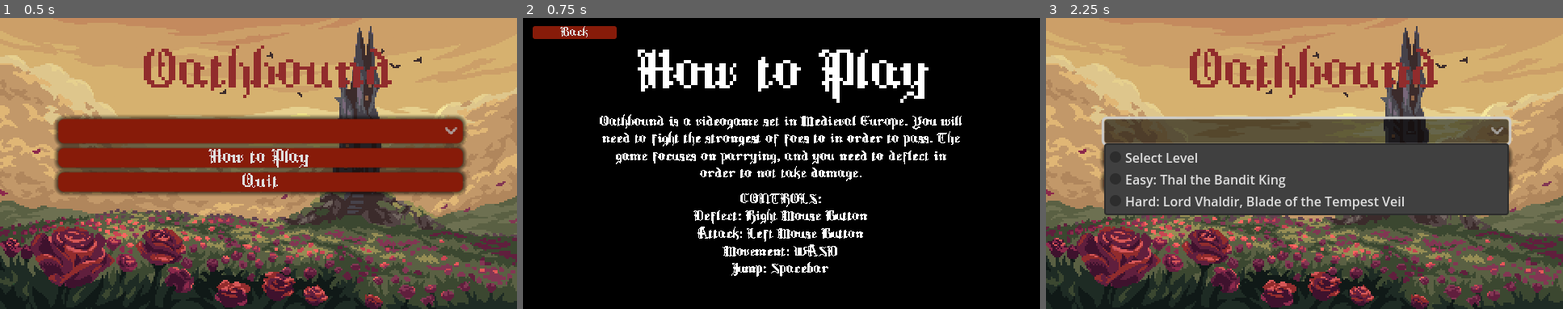
Above: before the commit, frames 1-3 (left to right).
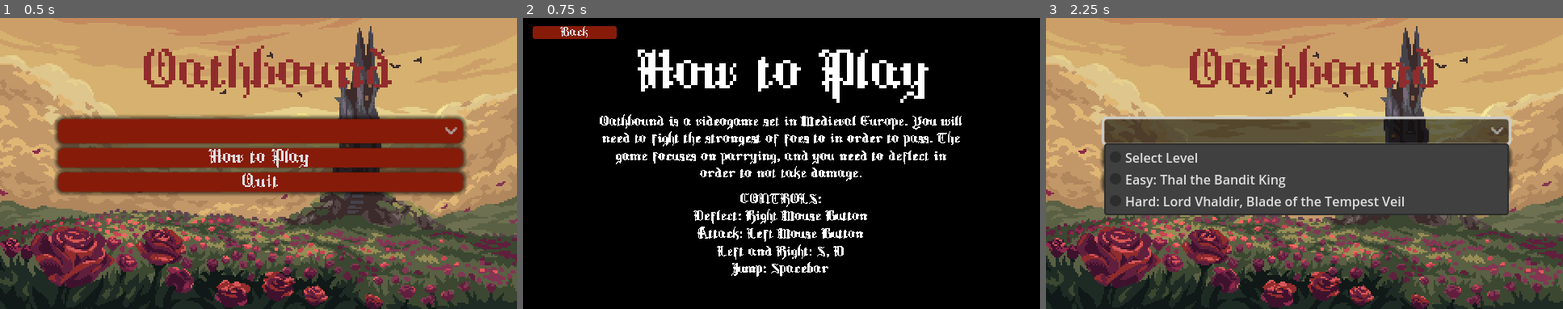
Above: after the commit, the same moments.

Repository: ampere-exe/oathbound
Game: Godot game, scene res://menu.tscn
Same seed, same stepped clock (60 frames per second), same inputs: the game is played once before the commit and once after it.
Inputs (mouse positions are in pixels of both pictures, inside the frame that each line leads up to):
- Up to frame 1 (0.5 s): no input
- Up to frame 2 (0.75 s): click "How to Play" at 0.5 s
- Up to frame 3 (2.25 s): click "Back" at 1.25 s; click (1304, 131) at 2 s

Frame 1 is identical in both runs. In frame 2, 0.4% of the frame differs, in the area x 37-63%, y 77-84%; in frame 3, nothing differs.

Commit message:
Final Game Draft

Diff:
--- a/back.gd
+++ b/back.gd
@@ -10,25 +10,18 @@
 		return
 
 	# Get the CanvasLayer node using the exported NodePath.
-	# We expect it to be a CanvasLayer, so we cast it for type safety.
 	var instructions_layer: CanvasLayer = get_node(instructions_canvas_layer_path)
 	if instructions_layer == null:
 		print("ERROR: Instructions CanvasLayer not found at path: ", instructions_canvas_layer_path)
 		return
 
 	# Connect the 'pressed' signal of this button to the '_on_pressed' function.
-	# This function will be called whenever the button is clicked or activated.
 	self.pressed.connect(_on_pressed)
 
-# This function is called when the button is pressed.
+# Function called when the button is pressed.
 func _on_pressed():
-	# Get the CanvasLayer node.
 	var instructions_layer: CanvasLayer = get_node(instructions_canvas_layer_path)
-
-	# Check if the CanvasLayer exists before trying to access its properties.
+	# Check if the CanvasLayer exists before trying to access properties.
 	if instructions_layer != null:
-		# Toggle the 'visible' property of the CanvasLayer.
 		# If it's visible, make it invisible. If it's invisible, make it visible.
 		instructions_layer.visible = not instructions_layer.visible
-	else:
-		print("ERROR: Could not toggle Instructions CanvasLayer visibility. Node not found.")
--- a/healthbar.gd
+++ b/healthbar.gd
@@ -2,10 +2,10 @@
 
 @onready var progressbar = $ProgressBar
 
-# Call this to initialize the max health
+# Initialize the max health
 func set_max_health(max_health):
 	progressbar.max_value = max_health
 
-# Call this whenever the health changes
+#  Update any health changes to the healthbar
 func update_health(current_health):
 	progressbar.value = current_health
--- a/how_to_play.gd
+++ b/how_to_play.gd
@@ -2,27 +2,25 @@
 
 @export var instructions_canvas_layer_path: NodePath # Export a NodePath to easily select the CanvasLayer in the editor.
 
-# Called when the node enters the scene tree for the first time.
+# Call when the node enters the scene tree for the first time.
 func _ready():
-	# Ensure the NodePath is set in the editor before connecting the signal.
+	# Make sure that the NodePath is set in the editor before connecting signal.
 	if instructions_canvas_layer_path.is_empty():
 		print("WARNING: 'instructions_canvas_layer_path' not set for 'How_To_Play' Button.")
 		return
 
 	# Get the CanvasLayer node using the exported NodePath.
-	# We expect it to be a CanvasLayer, so we cast it for type safety.
 	var instructions_layer: CanvasLayer = get_node(instructions_canvas_layer_path)
 	if instructions_layer == null:
 		print("ERROR: Instructions CanvasLayer not found at path: ", instructions_canvas_layer_path)
 		return
 
 	# Connect the 'pressed' signal of this button to the '_on_pressed' function.
-	# This function will be called whenever the button is clicked or activated.
 	self.pressed.connect(_on_pressed)
 
-# This function is called when the button is pressed.
+# Function called when the button is pressed.
 func _on_pressed():
-	# Get the CanvasLayer node again, just to be safe (though it could be stored in _ready).
+	# Get the CanvasLayer node again (temporary bug fix).
 	var instructions_layer: CanvasLayer = get_node(instructions_canvas_layer_path)
 
 	# Check if the CanvasLayer exists before trying to access its properties.
@@ -30,4 +28,4 @@
 		# Set the 'visible' property of the CanvasLayer to true, making it appear.
 		instructions_layer.visible = true
 	else:
-		print("ERROR: Could not make Instructions CanvasLayer visible. Node not found.")
+		print("ERROR: Could not make Instructions CanvasLayer visible")
--- a/main_menu1.gd
+++ b/main_menu1.gd
@@ -1,14 +1,14 @@
 extends Button
 
-@export var menu_scene_path: String = "res://menu.tscn" # Export a string for the menu scene path, with a default.
+# Menu scene path
+@export var menu_scene_path: String = "res://menu.tscn"
 
-# Called when the node enters the scene tree for the first time.
+# Function called when the node enters the scene tree for the first time.
 func _ready():
 	# Connect the 'pressed' signal of this button to the '_on_pressed' function.
-	# This function will be called whenever the button is clicked or activated.
 	self.pressed.connect(_on_pressed)
 
-# This function is called when the button is pressed.
+# function called when the button is pressed.
 func _on_pressed():
 	# Change to the menu scene when the button is pressed.
 	get_tree().change_scene_to_file(menu_scene_path)
--- a/play.gd
+++ b/play.gd
@@ -3,6 +3,7 @@
 func _ready():
 	self.item_selected.connect(_on_item_selected)
 
+	# Convert selected items to index for level changing
 	if get_item_count() == 0:
 		add_item("Select Level", -1)
 		add_item("Level 1", 0)
@@ -12,10 +13,10 @@
 
 func _on_item_selected(index: int) -> void:
 	match index:
-		# Visual index 1 corresponds to "Level 1"
+		# Change scene to level 1
 		1:
 			get_tree().change_scene_to_file("res://level_1.tscn")
-		# Visual index 2 corresponds to "Level 2"
+		# Change scene to level 2
 		2:
 			get_tree().change_scene_to_file("res://level_2.tscn")
 		_:
--- a/player.gd
+++ b/player.gd
@@ -1,23 +1,29 @@
 extends CharacterBody2D
 
 # Health Management
-@export var max_health := 100 # Maximum health for the player
-var health := max_health      # Current health for the player
+
+# Maximum health for the player
+@export var max_health := 100
+# Current health for the player
+var health := max_health
 
 # Signal emitted when health changes.
 signal health_changed(current_health: int, max_health: int)
 
+# Physics variables
 @export var speed := 200
 @export var jump_force := -400
 @export var gravity := 900
 @export var max_fall_speed := 700
 
+# Attack/Fighting variables
 var is_attacking := false
 var is_blocking := false
-var is_dead := false   # New flag to track if player is dead
+var is_dead := false
 var can_block_damage := false
 var is_staggered := false
 
+# Sprite and collision variables
 @onready var sprite := $AnimatedSprite2D
 @onready var sword_hitbox := $Sword_Hitbox
 @onready var sword_collision_shape := $Sword_Hitbox/CollisionShape2D
@@ -27,6 +33,7 @@
 
 var sword_collision_shape_offset := Vector2.ZERO
 
+# Connections and initialization
 func _ready():
 	sprite.connect("animation_finished", Callable(self, "_on_animation_finished"))
 	sprite.connect("frame_changed", Callable(self, "_on_frame_changed"))
@@ -37,6 +44,7 @@
 	# Start disabled so it doesn't hit outside attack frames
 	sword_collision_shape.disabled = true
 
+# Give bosses damage if player hitbox enters their hurtbox
 func _on_sword_hitbox_area_entered(area: Area2D) -> void:
 	if area.name == "Thal_Hurtbox" or area.name == "Vhaldir_Hurtbox":
 		var boss = area.get_parent()
@@ -44,12 +52,14 @@
 			boss.take_damage(6)
 			print("Hit ", area.name, "- dealt 6 damage")
 
+# Turn off sparks when animation finished
 func _on_spark_animation_finished():
 	spark.visible = false
 
+# User mouse actions
 func _unhandled_input(event):
 	if is_dead:
-		return  # Ignore input if dead
+		return
 
 	if Input.is_action_just_pressed("attack"):
 		is_attacking = true
@@ -61,6 +71,7 @@
 		is_attacking = false
 		sprite.play("block", true)
 
+# Physics handling
 func _physics_process(delta):
 	if is_dead:
 		velocity.x = 0
@@ -85,7 +96,7 @@
 	move_character(delta)
 	update_animation()
 
-
+# Keyboard input handling
 func handle_input():
 	velocity.x = 0
 	if Input.is_action_pressed("move_right"):
@@ -97,6 +108,7 @@
 	if is_on_floor() and Input.is_action_just_pressed("jump"):
 		velocity.y = jump_force
 
+# Apply gravity to character
 func apply_gravity(delta):
 	if not is_on_floor():
 		velocity.y += gravity * delta
@@ -107,6 +119,7 @@
 func move_character(delta):
 	move_and_slide()
 
+# Manage animations
 func update_animation():
 	if is_dead:
 		if sprite.animation != "death":
@@ -145,12 +158,14 @@
 		if sprite.animation != "idle":
 			sprite.play("idle")
 
+# Flip hitbox when player is facing a certain direction
 func update_sword_hitbox_flip():
 	if sprite.flip_h:
 		sword_collision_shape.position.x = -abs(sword_collision_shape_offset.x)
 	else:
 		sword_collision_shape.position.x = abs(sword_collision_shape_offset.x)
 
+# Set finished animation
 func _on_animation_finished():
 	if sprite.animation == "attack_1":
 		is_attacking = false
@@ -160,9 +175,9 @@
 	elif sprite.animation == "stagger":
 		is_staggered = false
 	elif sprite.animation == "death":
-		# handle death animation finished
 		pass
 
+# Handle hitbox management
 func _on_frame_changed():
 	var frame = sprite.frame
 
@@ -176,28 +191,30 @@
 	else:
 		sword_collision_shape.disabled = true
 
-	# Block damage only in the last 2 frames of block animation
+	# Block damage only in the last 3 frames of block animation
 	if sprite.animation == "block":
 		var total_frames = sprite.sprite_frames.get_frame_count("block")
 		can_block_damage = frame >= total_frames - 3
 	else:
 		can_block_damage = false
 
+# Plays spark animation
 func play_spark():
 	spark.visible = true
 	spark.frame = 0
 	spark.play("spark")
 
+# Handles health changes and taking damage
 func take_damage(amount: int):
 	if can_block_damage:
 		print("Blocked damage!")
 		play_spark()
-		var choice = randi() % 2  # 0 or 1 randomly
+		var choice = randi() % 2  # 0 or 1 randomly for deflection sound
 		if choice == 0:
 			$Deflect1.play()
 		else:
 			$Deflect2.play()
-		return  # No damage if blocking in the last 2 frames
+		return
 
 	health = max(0, health - amount)
 	print("Player took ", amount, " damage. Current health: ", health)
@@ -215,6 +232,8 @@
 		$Flesh.play()
 		sprite.play("stagger", true)
 
+
+# Show death screen when player is dead
 func show_death_screen():
 	if death_screen:
 		death_screen.visible = true
--- a/player.tscn
+++ b/player.tscn
@@ -514,6 +514,7 @@
 [node name="Deflect1" type="AudioStreamPlayer2D" parent="."]
 scale = Vector2(0.555556, 0.555556)
 stream = ExtResource("16_op7ga")
+volume_db = 1.0
 attenuation = 0.0625002
 
 [node name="Deflect2" type="AudioStreamPlayer2D" parent="."]
@@ -523,6 +524,7 @@
 
 [node name="Flesh" type="AudioStreamPlayer2D" parent="."]
 stream = ExtResource("18_q13i1")
+volume_db = 2.0
 
 [node name="Slash" type="AudioStreamPlayer2D" parent="."]
 stream = ExtResource("19_pylmc")
--- a/progress_bar.gd
+++ b/progress_bar.gd
@@ -1,23 +1,19 @@
 extends ProgressBar
 
-# Export a NodePath to allow you to easily select the player node
-# in the Godot editor. Drag your Player node from the scene tree
-# into this property in the Inspector.
+# Export NodePath
 @export var player_node_path: NodePath
 
 func _ready():
-	# Check if a player node path has been set in the editor
+	# Check if a player node path has been set
 	if player_node_path.is_empty():
 		print("Error: player_node_path not set for HealthBar.")
 		return
 
-	# Get a reference to the player node using the provided path
+	# Get reference to player node
 	var player = get_node_or_null(player_node_path)
 
 	if player:
-		# Connect the player's 'health_changed' signal to a function in this script
-		# This means whenever the player's health changes, our _on_player_health_changed
-		# function will be called.
+		# Connect the player's 'health_changed' signal
 		player.health_changed.connect(_on_player_health_changed)
 
 		# Initialize the health bar with the player's current health and max health
@@ -29,10 +25,10 @@
 	else:
 		print("Error: Player node not found at path ", player_node_path)
 
-# This function is called whenever the player's health_changed signal is emitted
+# function called whenever the player's health_changed signal is emitted
 func _on_player_health_changed(current_health: int, max_health: int):
 	# Update the ProgressBar's values to reflect the player's health
-	min_value = 0 # ProgressBar's minimum value is always 0 for health
+	min_value = 0
 	max_value = max_health
 	value = current_health
 	print("HealthBar updated: ", current_health, "/", max_health)
--- a/quit.gd
+++ b/quit.gd
@@ -1,14 +1,11 @@
 extends Button
 
-# @export var instructions_canvas_layer_path: NodePath # This export is not needed for exiting the game.
-
-# Called when the node enters the scene tree for the first time.
+# Initialization and connections
 func _ready():
 	# Connect the 'pressed' signal of this button to the '_on_pressed' function.
-	# This function will be called whenever the button is clicked or activated.
 	self.pressed.connect(_on_pressed)
 
-# This function is called when the button is pressed.
+# Dunction called when the button is pressed.
 func _on_pressed():
 	# Quit the application when the button is pressed.
 	get_tree().quit()
--- a/texture_progress_bar.gd
+++ b/texture_progress_bar.gd
@@ -1,8 +1,6 @@
 extends TextureProgressBar
 
-# Export a NodePath to allow you to easily select the player node
-# in the Godot editor. Drag your Player node from the scene tree
-# into this property in the Inspector.
+# Export a player NodePath
 @export var player_node_path: NodePath
 
 func _ready():
@@ -11,16 +9,14 @@
 		print("Error: player_node_path not set for HealthBar.")
 		return
 
-	# Get a reference to the player node using the provided path
+	# Get a reference to the player node
 	var player = get_node_or_null(player_node_path)
 
 	if player:
-		# Connect the player's 'health_changed' signal to a function in this script
-		# This means whenever the player's health changes, our _on_player_health_changed
-		# function will be called.
+		# Connect the player's 'health_changed' signal
 		player.health_changed.connect(_on_player_health_changed)
 
-		# Initialize the health bar with the player's current health and max health
+		# Initialize the health bar
 		min_value = 0
 		max_value = player.max_health
 		value = player.health
@@ -32,7 +28,7 @@
 # This function is called whenever the player's health_changed signal is emitted
 func _on_player_health_changed(current_health: int, max_health: int):
 	# Update the ProgressBar's values to reflect the player's health
-	min_value = 0 # ProgressBar's minimum value is always 0 for health
+	min_value = 0
 	max_value = max_health
 	value = current_health
 	print("HealthBar updated: ", current_health, "/", max_health)
--- a/thal_boss.gd
+++ b/thal_boss.gd
@@ -15,15 +15,15 @@
 var player: Node2D = null
 var is_attacking := false
 
+# Boss action variables
 var attack_timer := 0.0
-var attacks_left := 0  # How many attacks left in this burst
-
+var attacks_left := 0
 var roll_timer := 0.0
 var roll_duration := 0.7
 var roll_chance := 0.05
-
 var is_rolling := false
 
+# Sprite and collision variables
 @onready var sprite := $AnimatedSprite2D
 @onready var area := $Thal_Hurtbox
 @onready var attack1_hitbox := $Attack1_Hitbox/CollisionShape2D
@@ -32,6 +32,7 @@
 @onready var hurtbox := $Thal_Hurtbox/CollisionShape2D
 @onready var win_screen := $Winscreen
 
+# Initializations and connections
 func _ready():
 	player = get_tree().get_first_node_in_group("player")
 	randomize()
@@ -46,6 +47,7 @@
 	# Emit initial health state for healthbar setup
 	emit_signal("health_changed", health, max_health)
 
+# Physics for boss
 func _physics_process(delta):
 	if is_dead or player == null:
 		return
@@ -101,6 +103,7 @@
 	sprite.play("roll")
 	hurtbox.disabled = true
 
+# Sets some basic boss attack queuing
 func _on_AnimatedSprite2D_animation_finished():
 	if is_attacking and sprite.animation.begins_with("attack"):
 		is_attacking = false
@@ -115,6 +118,7 @@
 func reset_attack_burst():
 	attacks_left = randi() % 3 + 1
 
+# Set hitboxes for the boss and sounds
 func _on_frame_changed():
 	var anim = sprite.animation
 	var frame = sprite.frame
@@ -134,27 +138,6 @@
 		$Slash.play()
 		attack3_hitbox.disabled = false
 
-func _on_attack1_hitbox_area_entered(area: Area2D) -> void:
-	if area.name == "Player_Hurtbox":
-		var p = area.get_parent()
-		if p.has_method("take_damage"):
-			p.take_damage(34)
-			print("Dealt 32 damage to player")
-
-func _on_attack2_hitbox_area_entered(area: Area2D) -> void:
-	if area.name == "Player_Hurtbox":
-		var p = area.get_parent()
-		if p.has_method("take_damage"):
-			p.take_damage(21)
-			print("Dealt 21 damage to player")
-
-func _on_attack3_hitbox_area_entered(area: Area2D) -> void:
-	if area.name == "Player_Hurtbox":
-		var p = area.get_parent()
-		if p.has_method("take_damage"):
-			p.take_damage(27)
-			print("Dealt 27 damage to player")
-
 # Health management
 func take_damage(amount: int):
 	if is_dead:
@@ -171,11 +154,12 @@
 		sprite.play("death", true)
 		await show_win_screen()  # await to ensure sequential execution
 
+# Displays execution screen for player
 func show_win_screen() -> void:
 	if win_screen:
 		win_screen.visible = true
 
-
+# Give player damage with hitbox signals
 func _on_attack_1_hitbox_area_entered(area: Area2D) -> void:
 	if area.name == "Player_Hurtbox":
 		var p = area.get_parent()
--- a/thal_progress_bar.gd
+++ b/thal_progress_bar.gd
@@ -1,5 +1,6 @@
 extends TextureProgressBar
 
+# Boss node path
 @export var boss_node_path: NodePath
 
 func _ready():
@@ -9,6 +10,7 @@
 
 	var boss = get_node_or_null(boss_node_path)
 
+	# Set boss initial healthbar values
 	if boss:
 		boss.health_changed.connect(_on_boss_health_changed)
 		min_value = 0
@@ -18,6 +20,7 @@
 	else:
 		print("Error: Boss node not found at path ", boss_node_path)
 
+# Handle health changes
 func _on_boss_health_changed(current_health: int, max_health: int):
 	min_value = 0
 	max_value = max_health
--- a/try_again1.gd
+++ b/try_again1.gd
@@ -1,12 +1,11 @@
 extends Button
 
-# Called when the node enters the scene tree for the first time.
+# Initialization and connections
 func _ready():
-	# Connect the 'pressed' signal of this button to the '_on_pressed' function.
-	# This function will be called whenever the button is clicked or activated.
+	# Connect the 'pressed' signal
 	self.pressed.connect(_on_pressed)
 
-# This function is called when the button is pressed.
+# Function called when the button is pressed.
 func _on_pressed():
 	# Reload the current scene when the button is pressed.
 	get_tree().reload_current_scene()
--- a/vhaldir_boss.gd
+++ b/vhaldir_boss.gd
@@ -1,5 +1,6 @@
 extends CharacterBody2D
 
+# Attack and physics var exports
 @export var speed := 150
 @export var jump_force := -300
 @export var gravity := 900
@@ -7,12 +8,14 @@
 @export var detection_range := 300
 @export var jump_chance := 0.05
 @export var jump_cooldown_time := 2.0
+
+# Health management variables
 @export var max_health := 200
-
 var health := max_health
 var is_dead := false
 signal health_changed(current_health: int, max_health: int)
 
+# Local physics and attack vars
 var player: Node2D = null
 var is_attacking := false
 var is_jumping_away := false
@@ -21,6 +24,7 @@
 var attacks_left := 0
 var jump_cooldown := 0.0
 
+# Sprite and collision variables
 @onready var sprite := $AnimatedSprite2D
 @onready var area := $Vhaldir_Hurtbox
 @onready var attack1_area := $Attack1_Hitbox
@@ -32,6 +36,7 @@
 @onready var hurtbox := $Vhaldir_Hurtbox/CollisionShape2D
 @onready var win_screen := $Winscreen
 
+# Initialization and connections
 func _ready():
 	player = get_tree().get_first_node_in_group("player")
 	randomize()
@@ -46,6 +51,7 @@
 	reset_attack_burst()
 	emit_signal("health_changed", health, max_health)
 
+# Handle boss physics
 func _physics_process(delta):
 	if is_dead or player == null:
 		return
@@ -152,6 +158,7 @@
 		attack3_shape.disabled = false
 		$Slash.play()
 
+# Give player damage
 func _on_attack1_hitbox_area_entered(area: Area2D) -> void:
 	if area.name == "Player_Hurtbox":
 		var p = area.get_parent()
@@ -173,6 +180,7 @@
 			p.take_damage(36)
 			print("Boss dealt 36 damage with Attack 3")
 
+# Handle taking damage from player
 func take_damage(amount: int):
 	if is_dead:
 		return
@@ -185,6 +193,7 @@
 		sprite.play("death")
 		show_win_screen()
 
+# Show win screen upon death to player
 func show_win_screen() -> void:
 	if win_screen:
 		win_screen.visible = true
--- a/vhaldir_progress_bar.gd
+++ b/vhaldir_progress_bar.gd
@@ -1,5 +1,6 @@
 extends TextureProgressBar
 
+# Boss Nodepath
 @export var boss_node_path: NodePath
 
 func _ready():
@@ -8,6 +9,8 @@
 		return
 
 	var boss = get_node_or_null(boss_node_path)
+
+	# Initialize boss healthbar
 	if boss:
 		boss.health_changed.connect(_on_boss_health_changed)
 		min_value = 0
@@ -16,6 +19,7 @@
 	else:
 		print("Error: Boss node not found at path ", boss_node_path)
 
+# Manage health changes
 func _on_boss_health_changed(current_health: int, max_health: int):
 	min_value = 0
 	max_value = max_health
Binary file changed: assets/Instructions.png
Not shown, changed: export_presets.cfg
Not shown, changed: index.pck
